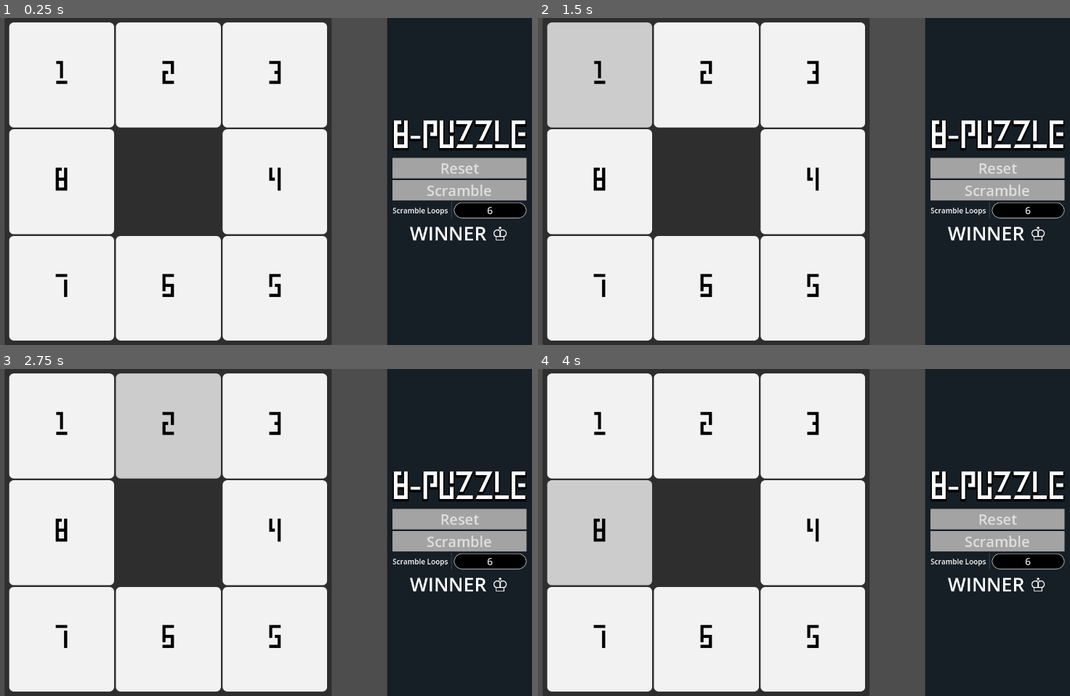
Above: before the commit, frames 1-4 (two rows, left to right).
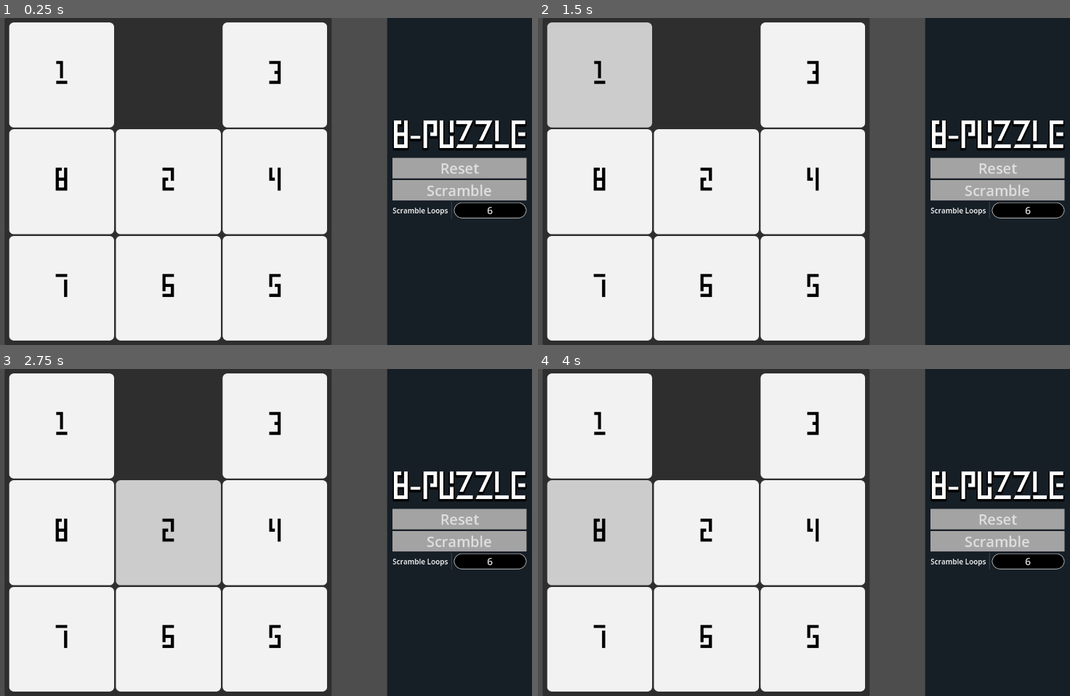
Above: after the commit, the same moments.

Repository: StephenCarr2048/Godot-8-Puzzle
Game: Godot game, scene res://App.tscn
The game is run twice, just before and just after one commit, with the same random seed, the same clock (stepped at 60 frames per second) and the same inputs.
Inputs:
- Up to frame 1 (0.25 s): no input
- Up to frame 2 (1.5 s): click "Reset" at 0.5 s; click "1" at 1.25 s
- Up to frame 3 (2.75 s): click "2" at 2 s
- Up to frame 4 (4 s): click "3" at 2.75 s; click "8" at 3.5 s

The runs differ from the first frame. In frame 1, 13% of the frame differs, in the area x 21-96%, y 1-68%; in frame 2, 13%; in frame 3, 13%; in frame 4, 13%.

Commit message:
new check to find_neighbors check xor's rows and cols of two indicies fixed set_board null children remove_child before child.queue_free() on set_board

Diff:
--- a/App.tscn
+++ b/App.tscn
@@ -172,3 +172,4 @@
 text = "Winner ♔"
 horizontal_alignment = 1
 uppercase = true
+lines_skipped = 1
--- a/Board.gd
+++ b/Board.gd
@@ -18,8 +18,16 @@
 		#	3,	4,	5,
 		#	6,	7,	8	]
 
+func _sharing_row_xor_col(index1: int, index2: int, arraySize: int) -> bool:
+	arraySize = sqrt(arraySize);
+	var sharedRow:= index1/arraySize==index2/arraySize;
+	var sharedColumn:= index1%arraySize==index2%arraySize;
+	#equivalent to xor(A,B) but xor is not implemented on GDScript bools
+	return (sharedRow or sharedColumn) and (!sharedRow or !sharedColumn)
+
 func set_board(table: Array):
 	for child in get_children():
+		remove_child(child);
 		child.queue_free();
 	for i in range(table.size()):
 		if typeof(table[i]) == TYPE_STRING:
@@ -38,14 +46,14 @@
 	var buttonsInRange := [];
 	for offset in _neighborOffsets:
 		neighbor = emptyIndex+vector_to_index(table, offset);
-		if neighbor > -1 && neighbor < table.size():
-			print("index: "+ str(neighbor));
-			buttonsInRange.append(get_child(neighbor) as Button);
+		if (neighbor > -1				and
+			neighbor < table.size()		and
+			_sharing_row_xor_col(emptyIndex, neighbor, table.size())):
+				print("index: "+ str(neighbor));
+				buttonsInRange.append(get_child(neighbor) as Button);
 	return buttonsInRange;
 
 func slide_on_board(table: Array, clickedIndex: int):
 	var control=get_child(emptyIndex);
 	var button=get_child(clickedIndex);
-	remove_child(button);
-
 	emptyIndex = clickedIndex;
--- a/app.gd
+++ b/app.gd
@@ -4,8 +4,8 @@
 @export var winnerLabel: Label;
 @export var boardGrid: GridContainer;
 
-const SOLUTION := [	1, 2,3,
-					8,"",4,
+const SOLUTION := [	1,"",3,
+					8, 2,4,
 					7, 6,5];
 var history: Array;
 var currentHistory: Array:
@@ -18,7 +18,7 @@
 func _ready():
 	reset();
 	resetButton.pressed.connect(reset);
-	boardGrid.slide_on_board(currentHistory, 3);
+	#boardGrid.slide_on_board(currentHistory, 3);
 	#check_win();
 
 
@@ -29,6 +29,7 @@
 func reset():
 	history= [SOLUTION];
 	boardGrid.set_board(currentHistory);
+	print(currentHistory);
 	for button in boardGrid.find_board_neighbors(currentHistory):
 		print(int(button.text));
 
